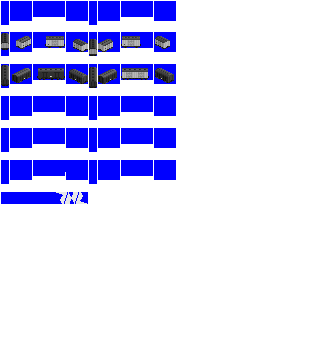
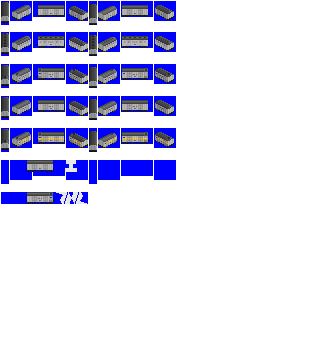
Layer changes from the first (332, 361) image to the second:
painted on "reki 1" over (1, 2, 174, 204)
